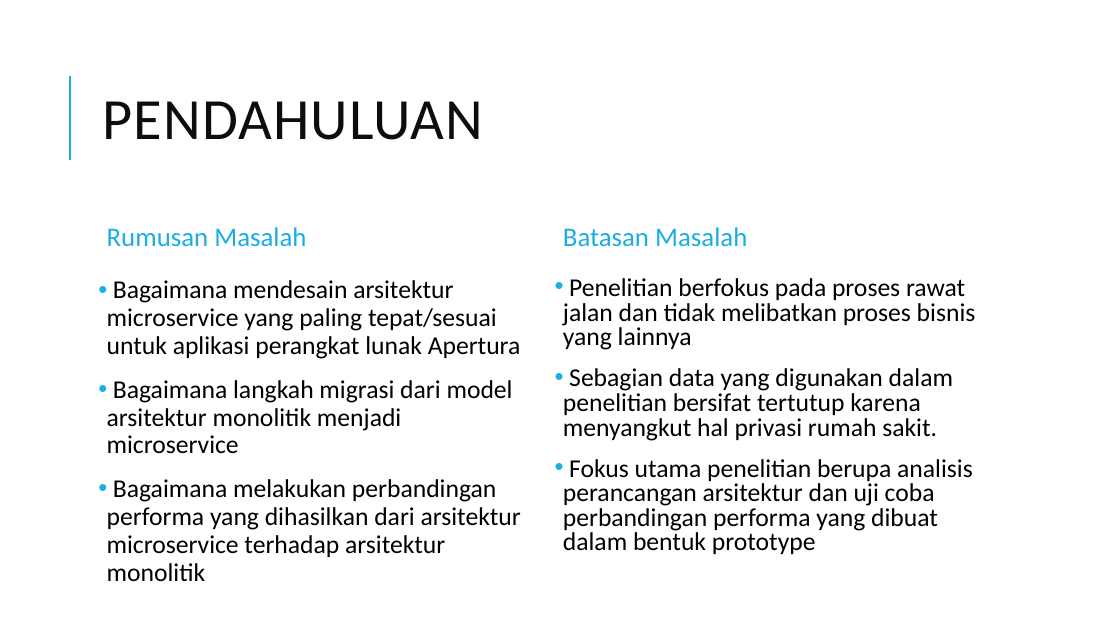
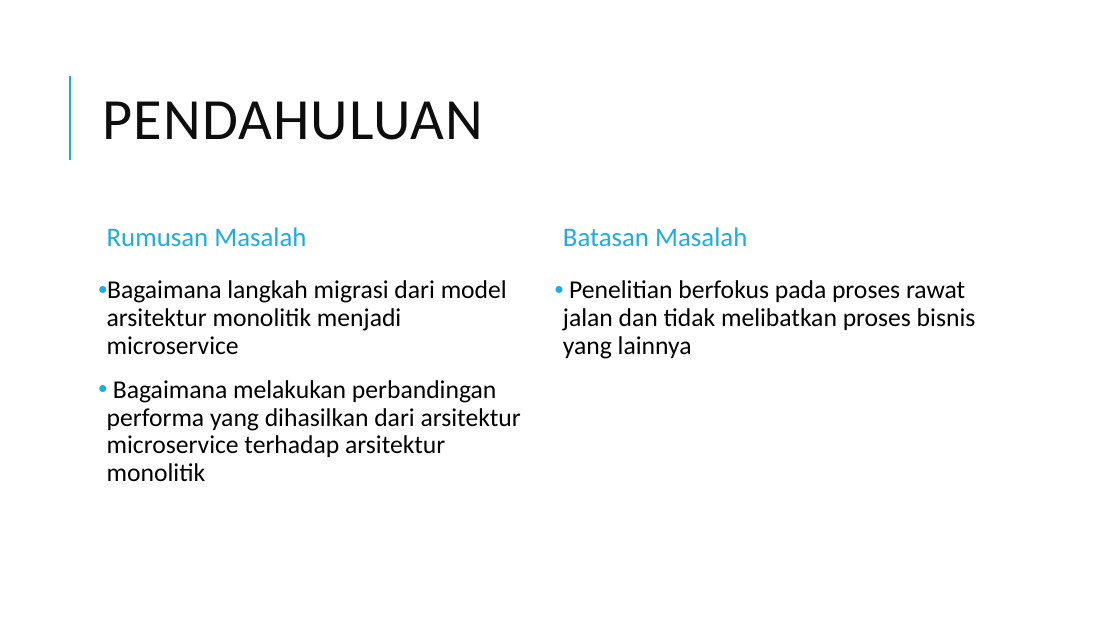
Before and after one commit to edriclaksaputra/tugasakhir, a slide deck: slide 3 of PPT.pptx. Drawn at 1120x630 pixels with LibreOffice and Linux fonts; fonts in the diff are those of the drawing. Boxes give left, top, right and bottom in pixels: in the first picture for what was removed or moved away, otherwise in the second. Text is boxed around its words. In the diff, an @@ line names an element or a change of style, - is before the commit and + after.

Commit message:
Untuk prasidang

```diff
--- a/PPT.pptx
+++ b/PPT.pptx
@@ text at (107, 280, 521, 359): paragraph removed @@
-• Bagaimana mendesain arsitektur microservice yang paling tepat/sesuai untuk aplikasi perangkat lunak Apertura
@@ text "Penelitian berfokus pada proses rawat ..." at (563, 280, 976, 359): line spacing 0.8 to 0.9 @@
@@ text at (563, 368, 973, 554): paragraphs removed @@
-• Sebagian data yang digunakan dalam penelitian bersifat tertutup karena menyangkut hal privasi rumah sakit.
-• Fokus utama penelitian berupa analisis perancangan arsitektur dan uji coba perbandingan performa yang dibuat dalam bentuk prototype
```
Also in this commit, not shown: 10 other slides changed, 16 slides added, 3 slides removed, 13 other files.
